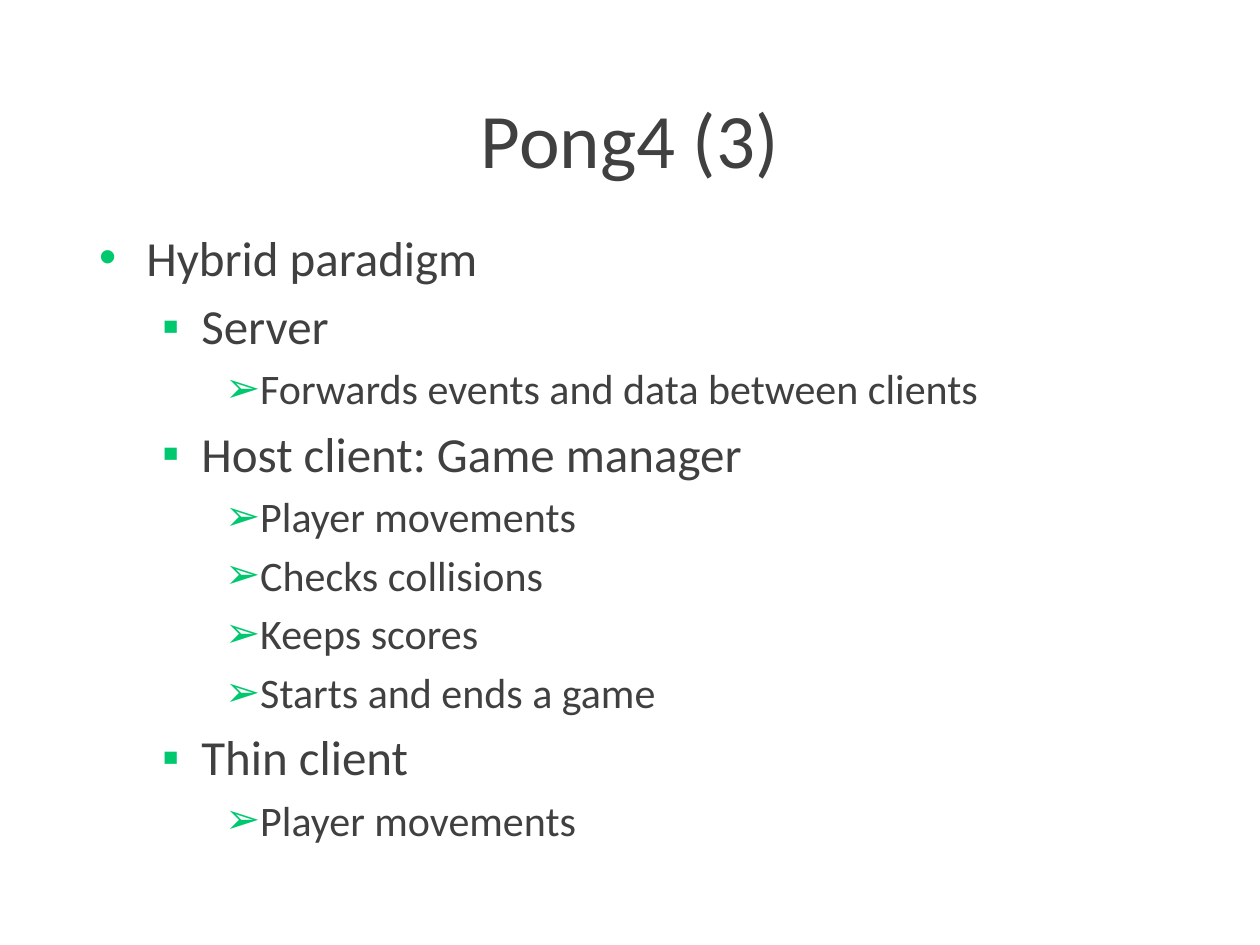
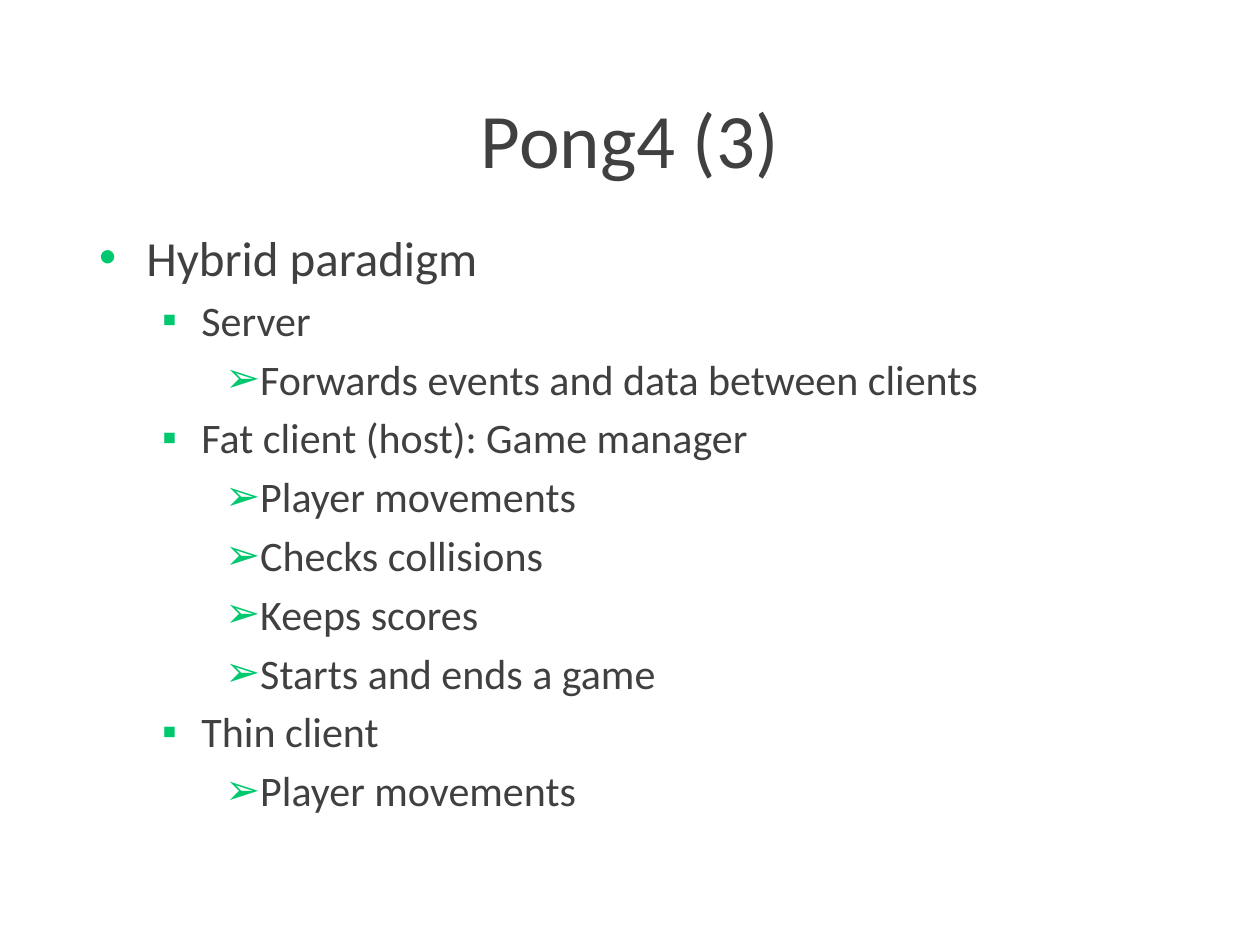
Before and after one commit to Lotti/codemotion2015, a slide deck: slide 21 of slides/slides.pptx. Drawn at 1260x945 pixels with LibreOffice and Linux fonts; fonts in the diff are those of the drawing; background and template pictures are left out. Boxes give left, top, right and bottom in pixels: in the first picture for what was removed or moved away, otherwise in the second. Text is boxed around its words. In the diff, an @@ line names an element or a change of style, - is before the commit and + after.

```diff
--- a/slides/slides.pptx
+++ b/slides/slides.pptx
@@ text at [201, 308, 379, 748]: size 28 to 24 pt in "Server", "Thin client" @@
@@ text at [201, 422, 748, 460]: text changed; size 28 to 24 pt @@
-  ▪ Host client: Game manager
+  ▪ Fat client (host): Game manager
```
Also in this commit, not shown: 6 other slides changed.
